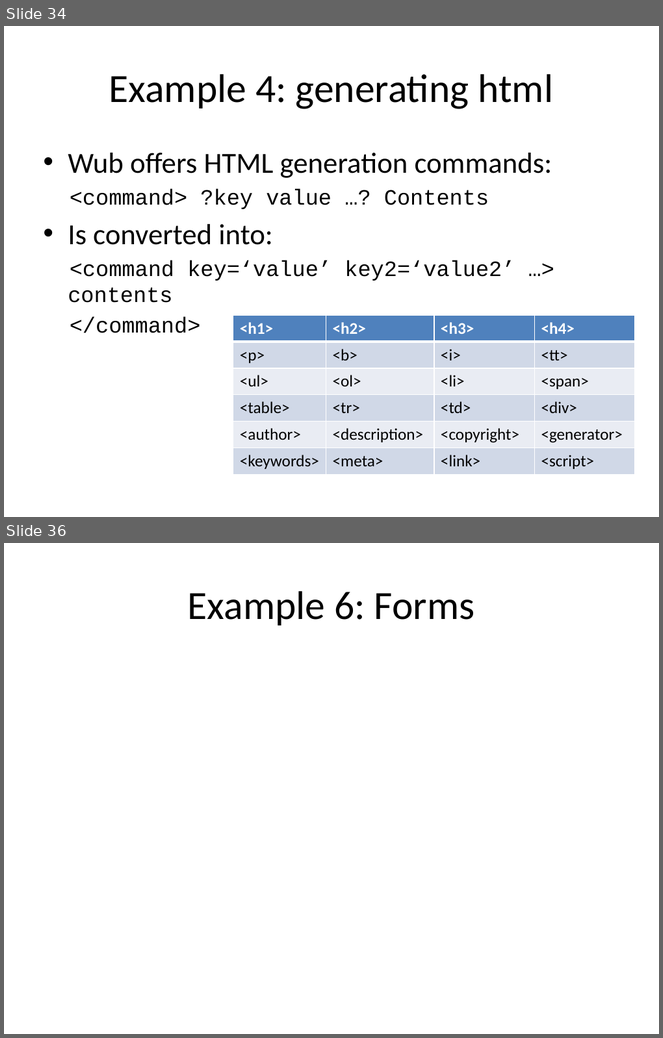
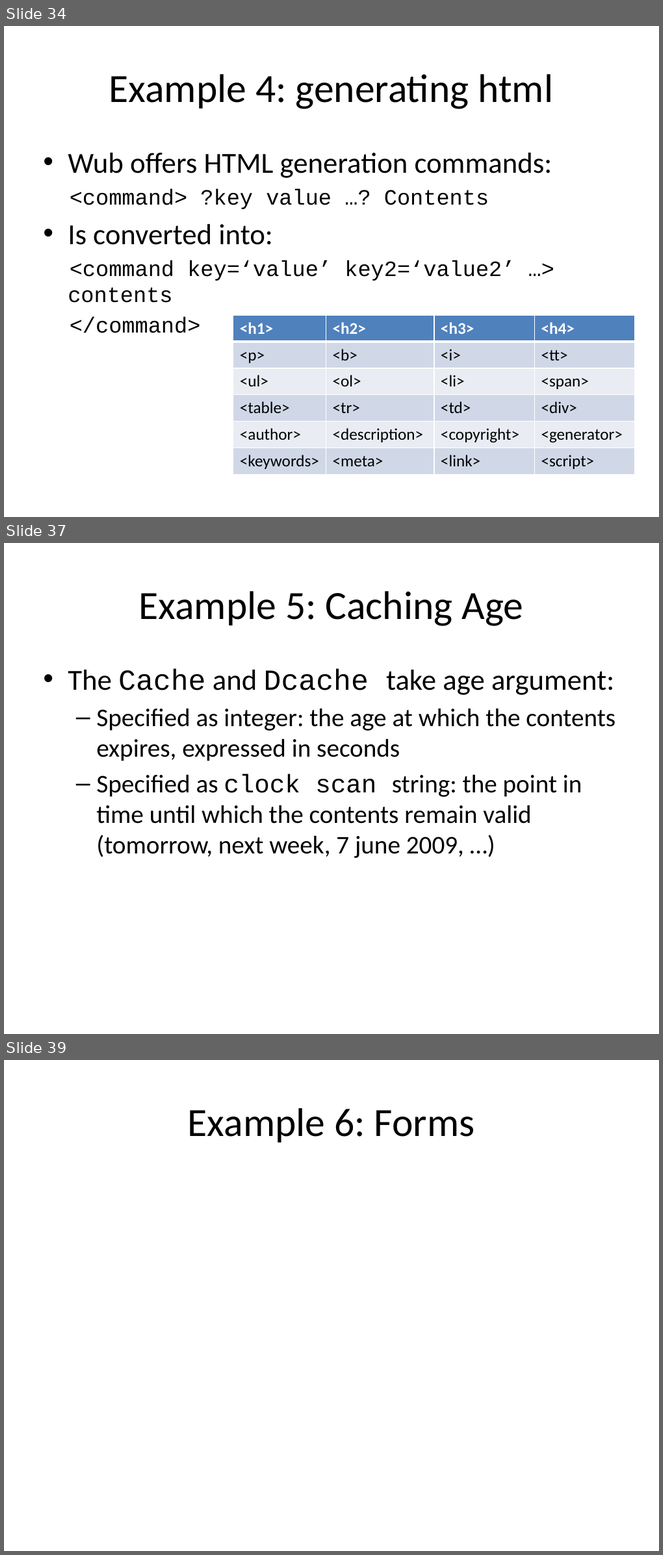
Before and after one commit to jdc8/wubwikit, a slide deck: wubexamples/Lets_Wub.pptx. Shown one above the other, each under a label of ours: slides 34 and 36 before the commit, slides 34, 37 and 39 after it; the slides between them are not shown. The pictures are 663x1038 and 663x1555 pixels, drawn with LibreOffice and Linux fonts; fonts in the diff are those of the drawing; background and template pictures are left out. Boxes give left, top, right and bottom in pixels: in the first picture for what was removed or moved away, otherwise in the second. Text is boxed around its words. In the diff, an @@ line names an element or a change of style, - is before the commit and + after.

```diff
--- a/wubexamples/Lets_Wub.pptx
+++ b/wubexamples/Lets_Wub.pptx
@@ slide 37 added at bbox=[4, 543, 659, 1034], background #FFFFFF @@
@@ title added at bbox=[139, 591, 524, 626], 44 pt, text #000000 @@
+Example 5: Caching Age
@@ text added at bbox=[68, 669, 616, 858], 28 pt, text #000000 @@
+• The Cache and Dcache take age argument:
+  – Specified as integer: the age at which the contents expires, expressed in seconds
+  – Specified as clock scan string: the point in time until which the contents remain valid (tomorrow, next week, 7 june 2009, …)
@@ what was slide 36 is now slide 39 @@
```
Also in this commit, not shown: 1 slide changed, 2 other slides added.
